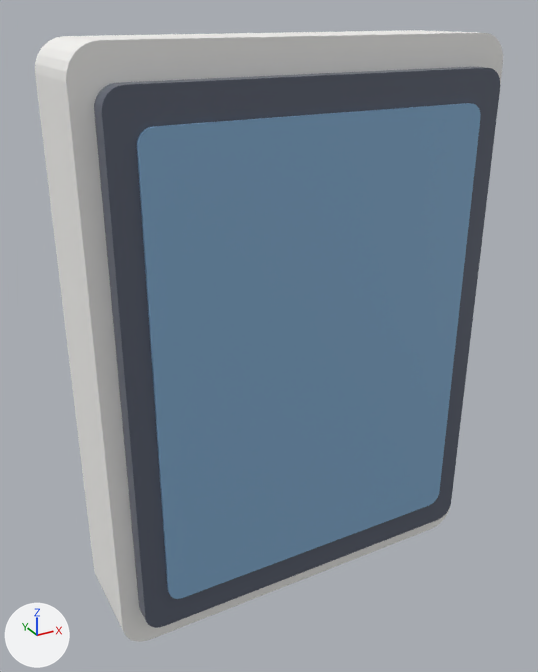
One commit to the glTF model canary-local/models/device.canary-display-amoled241.glb: the scene before it, then after it.
Before and after are seen from a camera (50 mm lens) standing at (-0.0387, -0.0653, 0.0642) and looking at (-0.0021, 0.0012, 0.031). Every picture has the same lights, and +X, +Y and +Z are marked at lower left. The older version comes first.
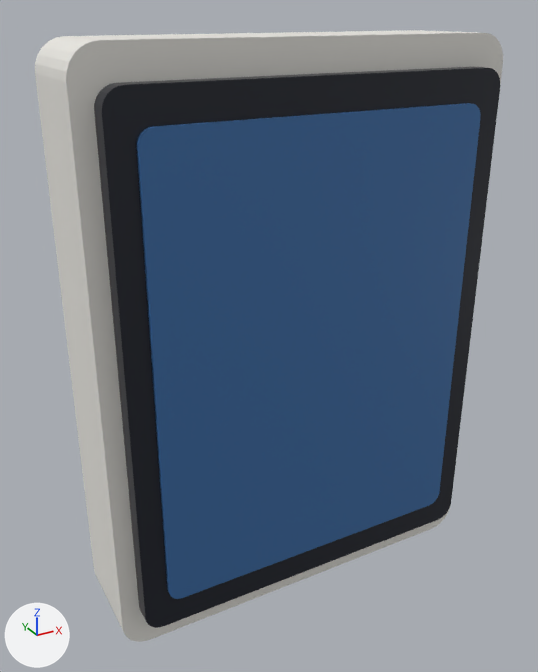
Boxes [x1, y1, x2, y2] around the edits, measured in the pictures (538 x 672 px):
'Mesh_2', recoloured (darker)
    both: [137, 103, 481, 599]
'Mesh_1', recoloured (darker)
    both: [94, 67, 500, 628]

What the commit changed:
Material 'glass / screen' (mat_glass___screen) changes colour from greyish blue #5c6271 to black #1b1f2a; in linear values from (0.106, 0.122, 0.165) to (0.011, 0.0137, 0.0232).
Material 'lit screen' (mat_lit_screen) changes colour from blue #86b0d4 to blue #3d6fa8; in linear values from (0.239, 0.435, 0.659) to (0.0467, 0.159, 0.392).
